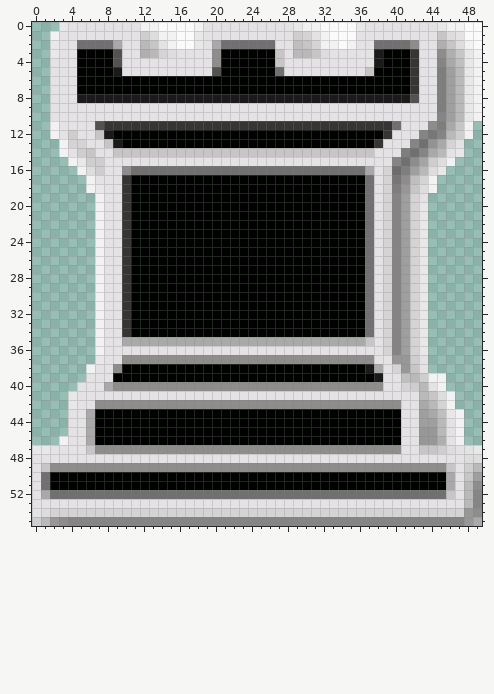
A pixel-art sprite gets an edit: chess/b_rook.png. That is the earlier state.
The file is 50x56 pixels. Colours within 5 levels of each other are drawn and written as one.
Once edited:
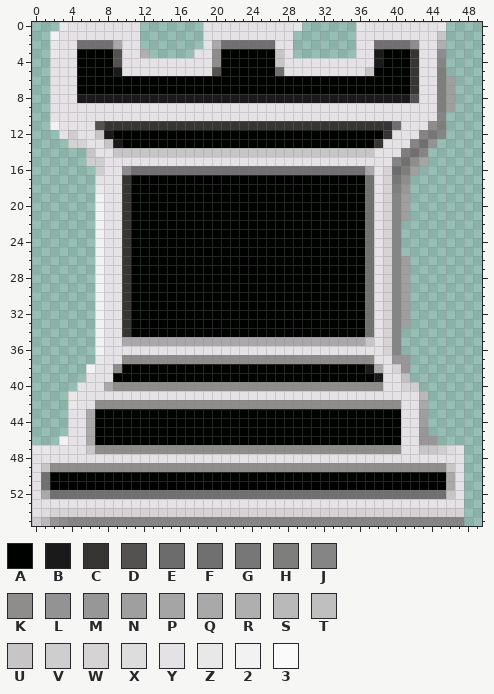
Palette (. is transparent): A #000200  B #1b1a1a  C #363534  D #535251  E #6b6c6b  F #717070  G #767776  H #7e7e7d  J #848584  K #8e8d8c  L #929392  M #989797  N #9e9f9e  P #a4a5a4  Q #aaa9a9  R #b0afaf  S #b9b9b9  T #bfbfbf  U #c7c5c5  V #cecece  W #d5d3d3  X #dddddd  Y #e4e2e4  Z #e8e8e8  2 #f3f2f2  3 #fafafa
From old to new:
{"y":0,"x":12,"old":"2233332","new":"......."}
{"y":0,"x":30,"old":"223333","new":"......"}
{"y":0,"x":46,"old":"2233","new":"...."}
{"y":1,"x":12,"old":"VX2233Z","new":"......."}
{"y":1,"x":29,"old":"VWY2333","new":"......."}
{"y":1,"x":46,"old":"XY33","new":"...."}
{"y":2,"x":12,"old":"SUY233Z","new":"......."}
{"y":2,"x":29,"old":"TUW2232","new":"......."}
{"y":2,"x":46,"old":"UX23","new":"...."}
{"y":3,"x":13,"old":"SWXYY","new":"....."}
{"y":3,"x":29,"old":"SSUXYYY","new":"......."}
{"y":3,"x":46,"old":"RUZ2","new":"...."}
{"y":4,"x":46,"old":"QTZ2","new":"...."}
{"y":5,"x":46,"old":"NSZ2","new":"...."}
{"y":6,"x":47,"old":"SZ2","new":"..."}
{"y":7,"x":47,"old":"SZ2","new":"..."}
{"y":8,"x":47,"old":"SZ2","new":"..."}
{"y":9,"x":47,"old":"SZ2","new":"..."}
{"y":10,"x":46,"old":"NSZ2","new":"...."}
{"y":11,"x":46,"old":"QU2","new":"..."}
{"y":12,"x":2,"old":"2","new":"."}
{"y":12,"x":46,"old":"SV2","new":"..."}
{"y":13,"x":3,"old":"2","new":"."}
{"y":13,"x":45,"old":"QWY","new":"..."}
{"y":14,"x":3,"old":"2YV","new":"..."}
{"y":14,"x":44,"old":"QSYZ","new":"...."}
{"y":15,"x":4,"old":"2Z","new":".."}
{"y":15,"x":44,"old":"VX2","new":"..."}
{"y":16,"x":5,"old":"2X","new":".."}
{"y":16,"x":43,"old":"SXZ","new":"..."}
{"y":17,"x":6,"old":"2","new":"."}
{"y":17,"x":42,"old":"TW2","new":"..."}
{"y":18,"x":6,"old":"2","new":"."}
{"y":18,"x":42,"old":"UX2","new":"..."}
{"y":19,"x":42,"old":"WY","new":".."}
{"y":20,"x":42,"old":"WZ","new":".."}
{"y":21,"x":42,"old":"WZ","new":".."}
{"y":22,"x":41,"old":"NWZ","new":"..."}
{"y":23,"x":41,"old":"NWZ","new":"..."}
{"y":24,"x":41,"old":"NWZ","new":"..."}
{"y":25,"x":41,"old":"NWZ","new":"..."}
{"y":26,"x":42,"old":"WZ","new":".."}
{"y":27,"x":42,"old":"WZ","new":".."}
{"y":28,"x":42,"old":"WZ","new":".."}
{"y":29,"x":42,"old":"WZ","new":".."}
{"y":30,"x":42,"old":"WZ","new":".."}
{"y":31,"x":42,"old":"WZ","new":".."}
{"y":32,"x":42,"old":"WZ","new":".."}
{"y":33,"x":42,"old":"WZ","new":".."}
{"y":34,"x":41,"old":"NWZ","new":"..."}
{"y":35,"x":41,"old":"NWZ","new":"..."}
{"y":36,"x":41,"old":"NWZ","new":"..."}
{"y":37,"x":42,"old":"VY","new":".."}
{"y":38,"x":42,"old":"UY","new":".."}
{"y":39,"x":42,"old":"SV22","new":"...."}
{"y":40,"x":43,"old":"SY2","new":"..."}
{"y":41,"x":44,"old":"UX2","new":"..."}
{"y":42,"x":44,"old":"SW2","new":"..."}
{"y":43,"x":44,"old":"QTZ2","new":"...."}
{"y":44,"x":44,"old":"NSY2","new":"...."}
{"y":45,"x":44,"old":"MSY2","new":"...."}
{"y":46,"x":45,"old":"RY2","new":"..."}
{"y":47,"x":48,"old":"YZ","new":".."}
{"y":48,"x":48,"old":"XX","new":".."}
{"y":49,"x":48,"old":"VS","new":".."}
{"y":50,"x":48,"old":"UN","new":".."}
{"y":51,"x":48,"old":"SK","new":".."}
{"y":52,"x":48,"old":"SJ","new":".."}
{"y":53,"x":48,"old":"SJ","new":".."}
{"y":54,"x":48,"old":"MK","new":".."}
{"y":55,"x":48,"old":"MQ","new":".."}
{"label":"erased","picture_box":[140,22,203,58]}
{"label":"erased","picture_box":[293,22,356,58]}
{"label":"erased","picture_box":[401,22,482,526]}
{"label":"erased","picture_box":[50,130,95,193]}
